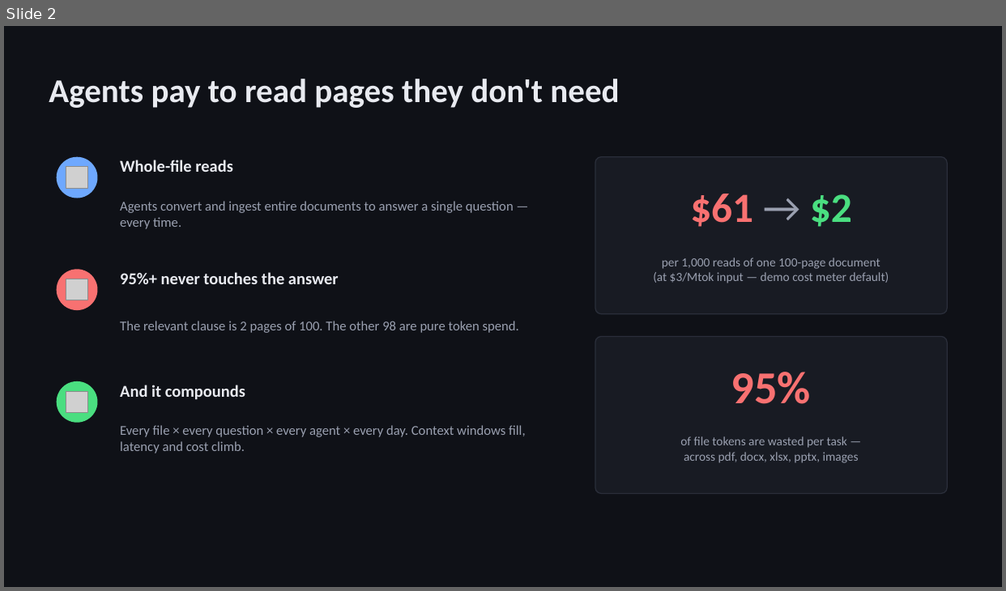
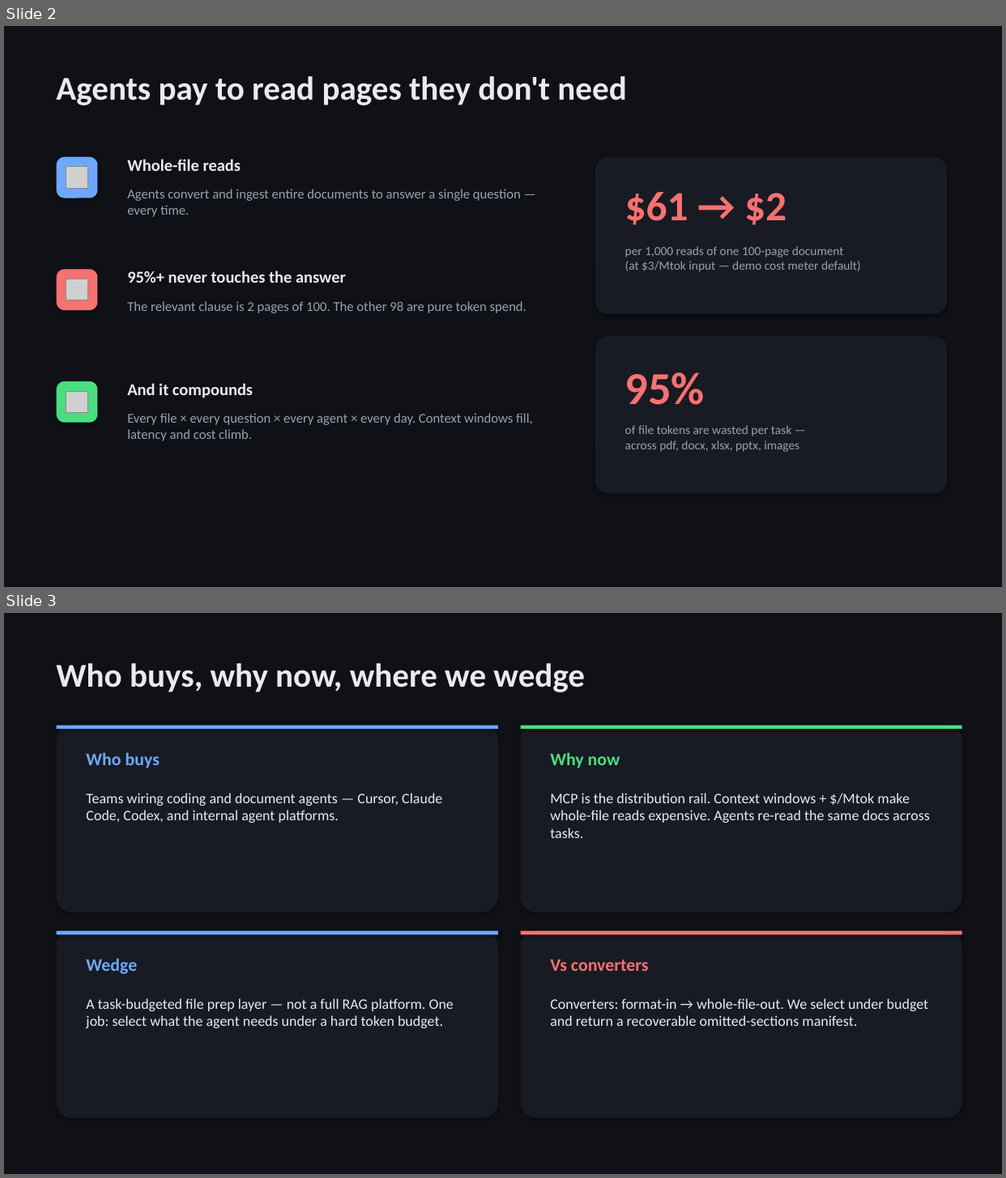
Before and after one commit to shenba1712/context-compiler, a slide deck: pitch/context-compiler-pitch.pptx. Shown one above the other, each under a label of ours: slide 2 before the commit, slides 2 and 3 after it. The pictures are 1006x591 and 1006x1178 pixels, drawn with LibreOffice and Linux fonts; fonts in the diff are those of the drawing; grey boxes stand for pictures. Boxes give left, top, right and bottom in pixels: in the first picture for what was removed or moved away, otherwise in the second. Text is boxed around its words. In the diff, an @@ line names an element or a change of style, - is before the commit and + after.

```diff
--- a/pitch/context-compiler-pitch.pptx
+++ b/pitch/context-compiler-pitch.pptx
@@ slide 3 added at <box>4,613,1002,1174</box>, background #0F1117 @@
@@ text added at <box>56,663,585,692</box>, 32 pt, text #E8EAF0, bold @@
+Who buys, why now, where we wedge
@@ rounded rectangle added at <box>57,726,498,913</box>, fill #181B23 @@
@@ rectangle added at <box>57,726,498,729</box>, fill #6EA8FE @@
@@ rounded rectangle added at <box>521,726,962,913</box>, fill #181B23 @@
@@ rectangle added at <box>521,726,962,729</box>, fill #4ADE80 @@
@@ text added at <box>86,752,160,769</box>, 17 pt, text #6EA8FE, bold @@
+Who buys
@@ text added at <box>550,752,620,769</box>, 17 pt, text #4ADE80, bold @@
+Why now
@@ text added at <box>86,793,442,823</box>, 14 pt, text #E8EAF0 @@
+Teams wiring coding and document agents — Cursor, Claude Code, Codex, and internal agent platforms.
@@ text added at <box>550,793,930,838</box>, 14 pt, text #E8EAF0 @@
+MCP is the distribution rail. Context windows + $/Mtok make whole-file reads expensive. Agents re-read the same docs across tasks.
@@ rounded rectangle added at <box>57,931,498,1118</box>, fill #181B23 @@
@@ rectangle added at <box>57,931,498,935</box>, fill #6EA8FE @@
@@ rounded rectangle added at <box>521,931,962,1118</box>, fill #181B23 @@
@@ rectangle added at <box>521,931,962,935</box>, fill #F87171 @@
@@ text added at <box>86,958,137,974</box>, 17 pt, text #6EA8FE, bold @@
+Wedge
@@ text added at <box>550,960,649,971</box>, 17 pt, text #F87171, bold @@
+Vs converters
@@ text added at <box>86,999,454,1029</box>, 14 pt, text #E8EAF0 @@
+A task-budgeted file prep layer — not a full RAG platform. One job: select what the agent needs under a hard token budget.
@@ text added at <box>550,999,929,1026</box>, 14 pt, text #E8EAF0 @@
+Converters: format-in → whole-file-out. We select under budget and return a recoverable omitted-sections manifest.
@@ slide 2 changed as well @@
@@ rounded rectangle at <box>595,157,948,314</box>: outline #2A2E3A 1 pt to none; shadow on; proportions changed @@
@@ text "$61 → $2" at <box>625,192,786,225</box>: text colour #9AA0B0 to #F87171, bold on in "→"; text colour #4ADE80 to #F87171 in "$2"; alignment centre to left; vertical alignment middle to top @@
@@ rounded rectangle at <box>595,337,948,494</box>: outline #2A2E3A 1 pt to none; shadow on; proportions changed @@
@@ ellipse to rounded rectangle; shadow on in 3 elements at <box>57,157,98,199</box>, <box>57,269,98,310</box>, <box>57,382,98,423</box> @@
@@ vertical alignment middle to top in 7 elements at <box>56,76,626,105</box>, <box>127,159,241,171</box>, <box>127,189,521,217</box>, <box>127,271,346,283</box>, <box>127,301,526,314</box>, <box>127,383,253,399</box>, <box>127,413,533,442</box> @@
@@ alignment centre to left; vertical alignment middle to top in 3 elements at <box>625,246,861,272</box>, <box>625,373,705,405</box>, <box>625,425,799,452</box> @@
```
Also in this commit, not shown: 4 other slides changed, 1 slide removed, 7 other files.
